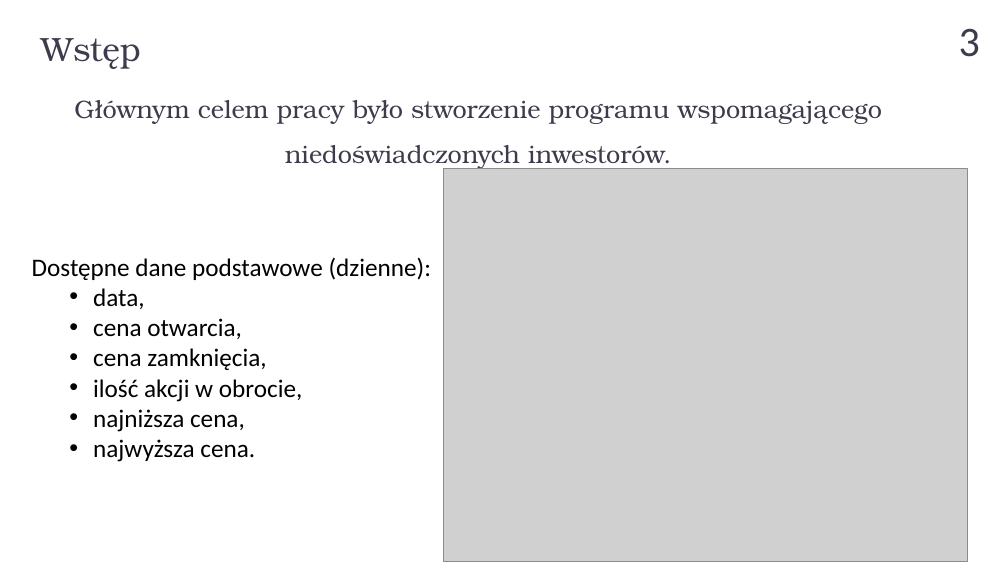
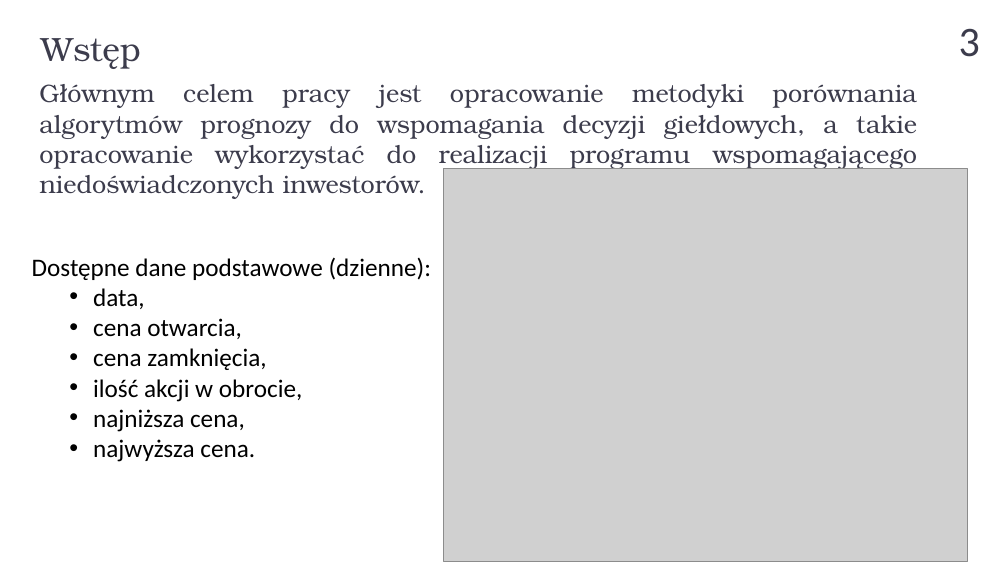
Before and after one commit to nikowis/ai-broker, a slide deck: slide 3 of docs/prezentacja-obrona.pptx. Drawn at 1008x567 pixels with LibreOffice and Linux fonts; fonts in the diff are those of the drawing; grey boxes stand for pictures. Boxes give left, top, right and bottom in pixels: in the first picture for what was removed or moved away, otherwise in the second. Text is boxed around its words. In the diff, an @@ line names an element or a change of style, - is before the commit and + after.

```diff
--- a/docs/prezentacja-obrona.pptx
+++ b/docs/prezentacja-obrona.pptx
@@ text at (x1=39, y1=84, x2=917, y2=169): text changed @@
-Głównym celem pracy było stworzenie programu wspomagającego niedoświadczonych inwestorów.
+Głównym celem pracy jest opracowanie metodyki porównania algorytmów prognozy do wspomagania decyzji giełdowych, a takie opracowanie wykorzystać do realizacji programu wspomagającego niedoświadczonych inwestorów.
```
Also in this commit, not shown: 3 other slides changed, 3 slides added.
